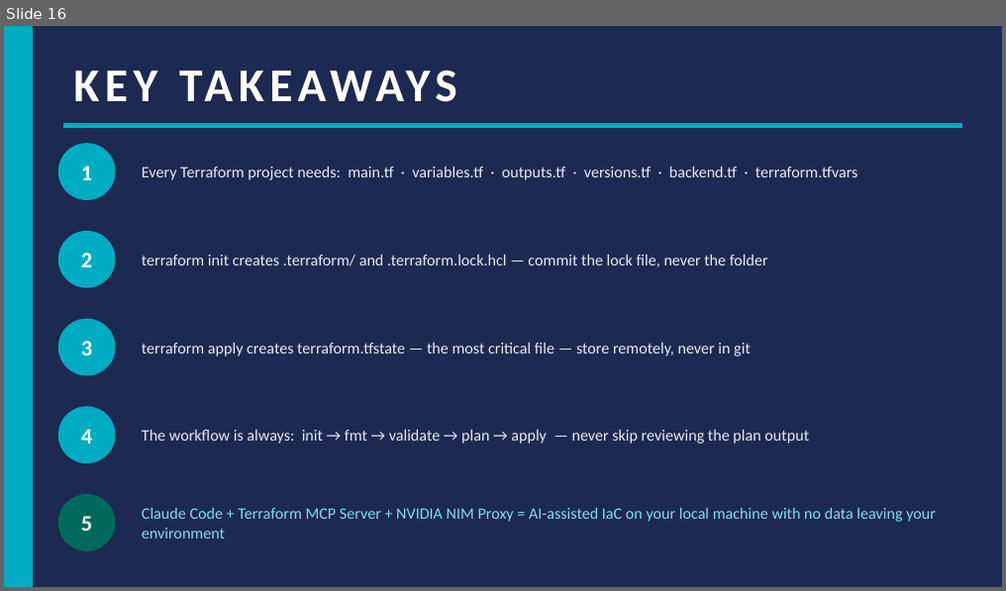
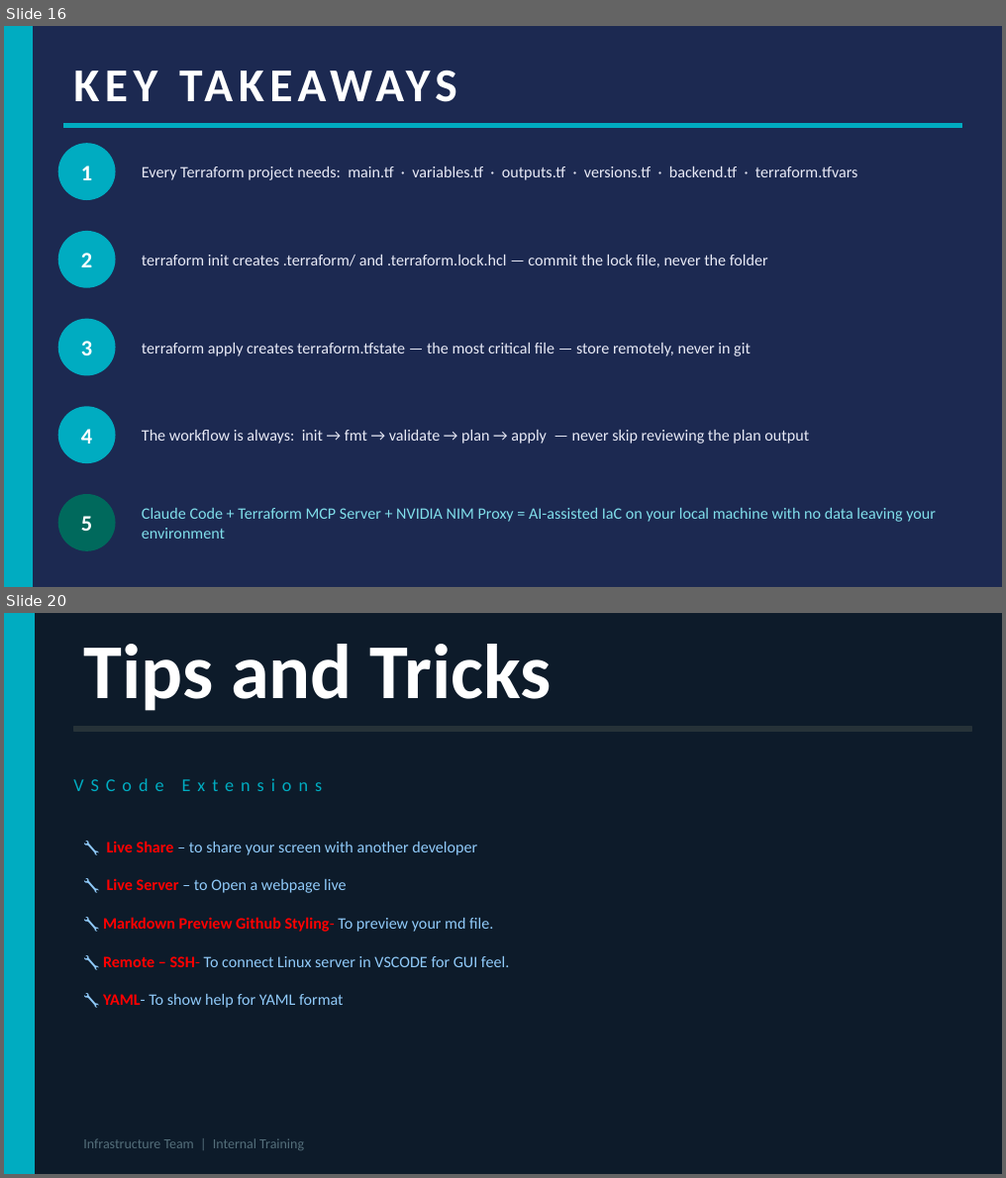
Before and after one commit to mrbalraj007/Learn-AI-MCP_ML, a slide deck: 13.Free-ClaudeCode-With-MCPServer-On-Windows/Terraform_Fundamentals_v2.pptx. Shown one above the other, each under a label of ours: slide 16 before the commit, slides 16 and 20 after it; the slides between them are not shown. The pictures are 1006x591 and 1006x1178 pixels, drawn with LibreOffice and Linux fonts; fonts in the diff are those of the drawing. Boxes give left, top, right and bottom in pixels: in the first picture for what was removed or moved away, otherwise in the second. Text is boxed around its words. In the diff, an @@ line names an element or a change of style, - is before the commit and + after.

```diff
--- a/13.Free-ClaudeCode-With-MCPServer-On-Windows/Terraform_Fundamentals_v2.pptx
+++ b/13.Free-ClaudeCode-With-MCPServer-On-Windows/Terraform_Fundamentals_v2.pptx
@@ slide 20 added at box(4, 613, 1002, 1174), background #0D1B2A @@
@@ rectangle added at box(4, 613, 34, 1173), fill #00ACC1, outline #00ACC1 1 pt @@
@@ text added at box(83, 644, 551, 711), 56 pt, text #FFFFFF, bold @@
+Tips and Tricks
@@ rectangle added at box(74, 727, 972, 731), fill #263238, outline #263238 1 pt @@
@@ text added at box(73, 778, 323, 791), 13 pt, text #00ACC1 @@
+VSCode Extensions
@@ text added at box(103, 841, 509, 1008), 11.5 pt, text #90CAF9 @@
+🔧 Live Share – to share your screen with another developer
+🔧 Live Server – to Open a webpage live
+🔧 Markdown Preview Github Styling- To preview your md file.
+🔧 Remote – SSH- To connect Linux server in VSCODE for GUI feel.
+🔧 YAML- To show help for YAML format
@@ text added at box(83, 1139, 304, 1151), 10 pt, text #546E7A @@
+Infrastructure Team | Internal Training
```
Also in this commit, not shown: 1 slide changed, 2 other slides added, 5 other files.
